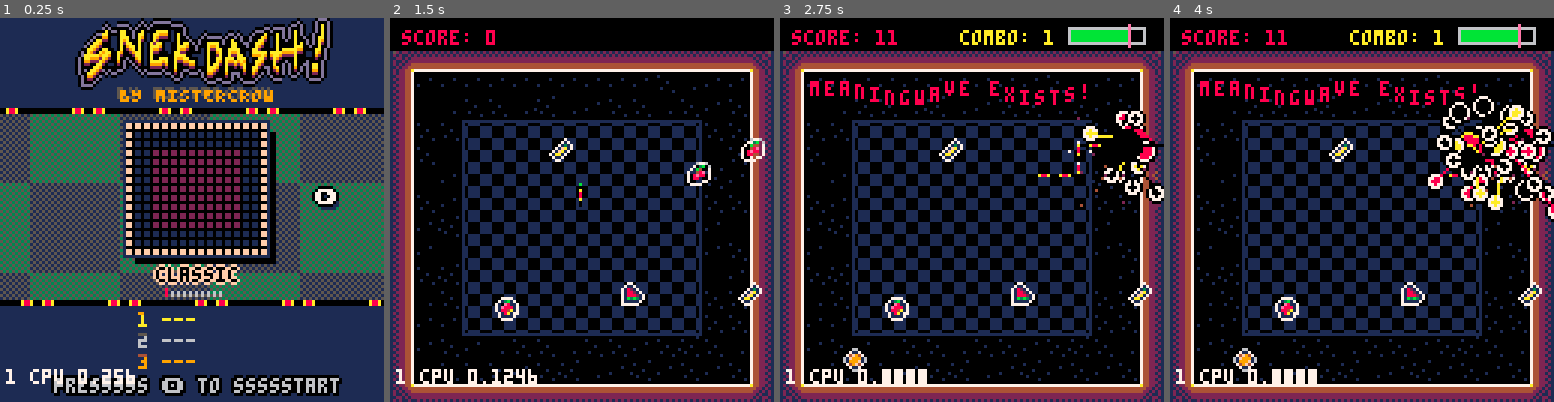
Above: before the commit, frames 1-4 (left to right).
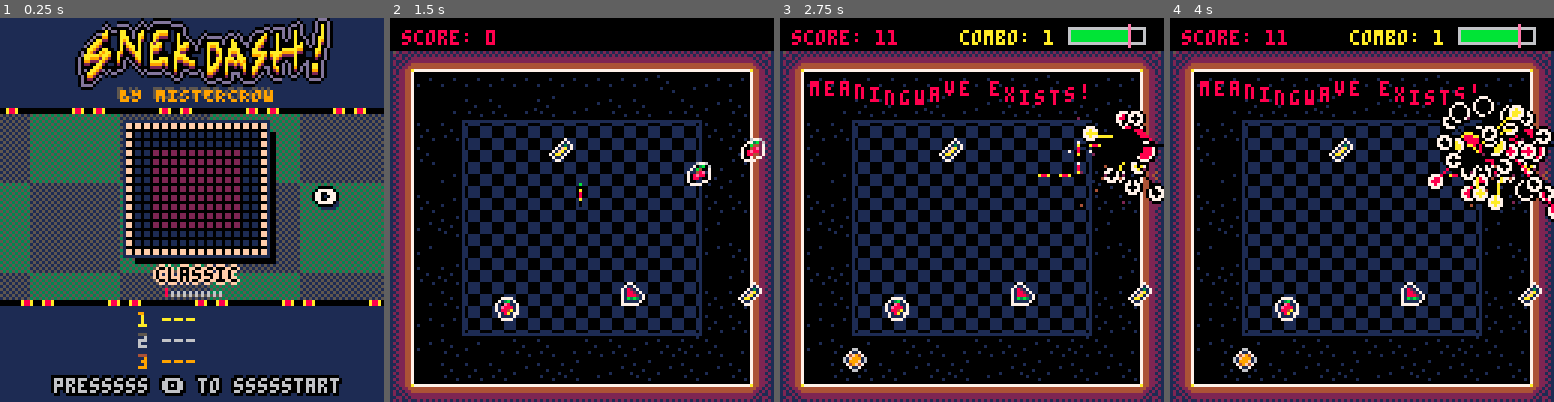
Above: after the commit, the same moments.

Repository: tmelot2/pico-8
Game: PICO-8 cartridge snekdash.p8
Same seed, same stepped clock (60 frames per second), same inputs: the game is played once before the commit and once after it.
Inputs:
- Up to frame 1 (0.25 s): no input
- Up to frame 2 (1.5 s): tap X (X key) at 0.33, 1.07 s; tap O (Z key) at 0.7 s
- Up to frame 3 (2.75 s): hold Right 1.6-2.1 s; tap O (Z key) at 1.7, 2.1, 2.5 s; tap X (X key) at 1.85 s; hold Up 2.15-2.42 s; hold Right from 2.47 s (still down)
- Up to frame 4 (4 s): tap O (Z key) at 2.9, 3.3, 3.7 s; tap X (X key) at 2.97 s; release Right at 3.03 s; hold Left 3.08-3.58 s; hold Down 3.63-3.97 s

The runs differ from the first frame. In frame 1, 0.5% of the frame differs, in the area x 1-36%, y 91-96%; in frame 2, 0.5%; in frame 3, 0.7%, in the area x 1-39%, y 91-96%; in frame 4, 0.7%.

Commit message:
Final gfx tweaks

Diff:
--- a/snekdash.p8
+++ b/snekdash.p8
@@ -172,7 +172,7 @@
     nameEntryDraw()
   end
 
-  addDebug('cpu '..stat(1))
+  -- addDebug('cpu '..stat(1))
   drawDebug(1,110)
 
   if drawVerticalCenter then
Not shown, changed: the thumbnail (__label__) section of snekdash.p8
